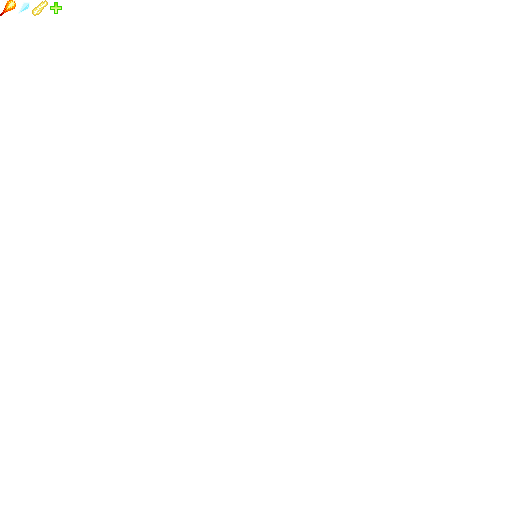
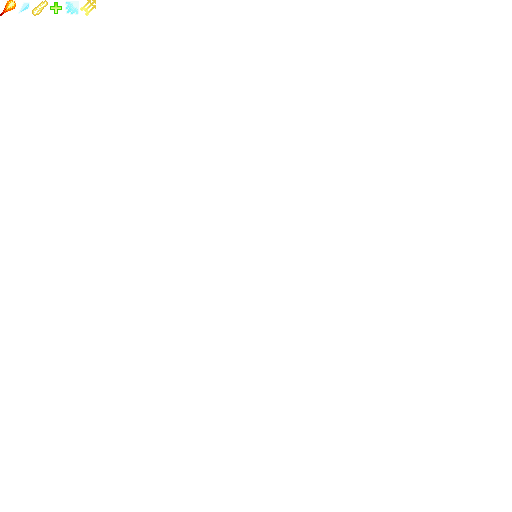
Layered file, before and after one edit (512 × 512). Changes by layer:
painted on "Background" over 65, 0, 96, 16
